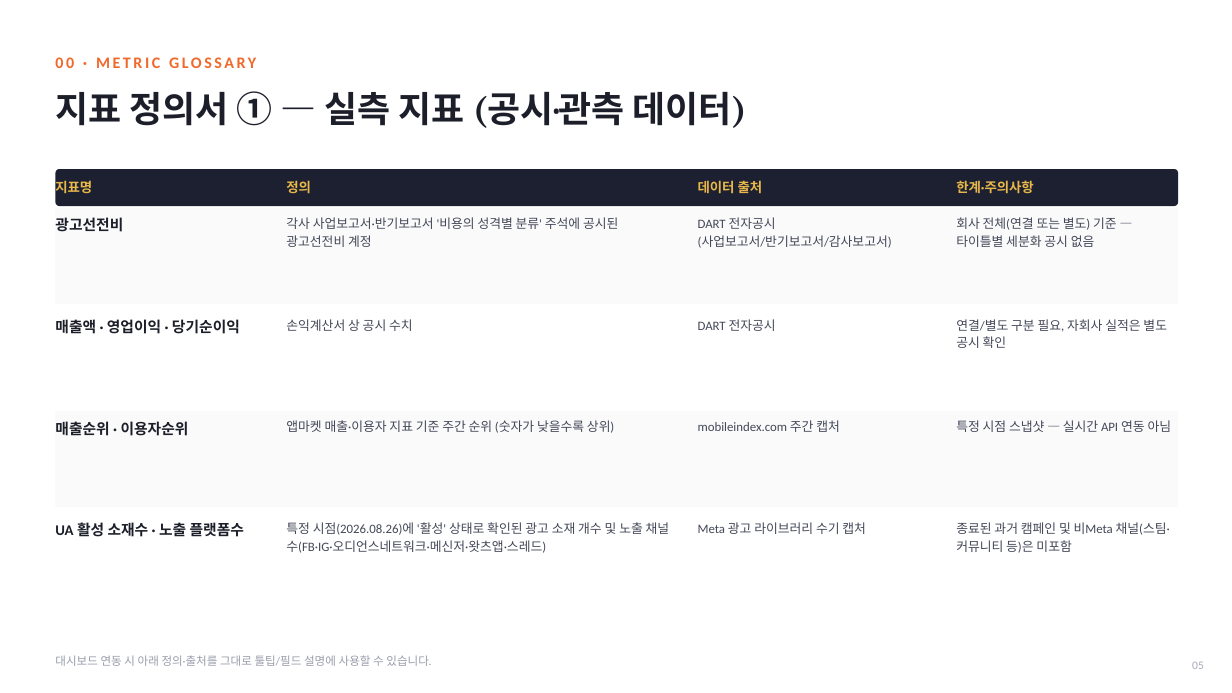
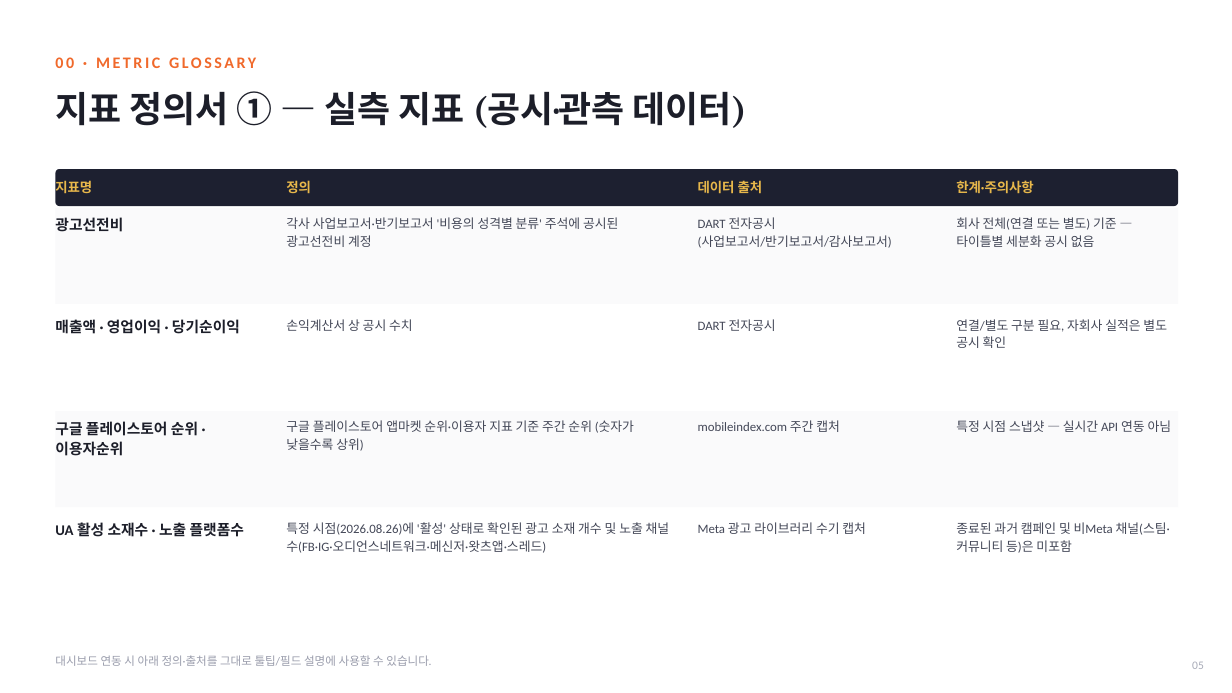
Before and after one commit to eunji9815/excel, a slide deck: slide 5 of output/메이플스토리M_UA마케팅효율_분석보고서.pptx. Drawn at 1232x693 pixels with LibreOffice and Linux fonts; fonts in the diff are those of the drawing. Boxes give left, top, right and bottom in pixels: in the first picture for what was removed or moved away, otherwise in the second. Text is boxed around its words. In the diff, an @@ line names an element or a change of style, - is before the commit and + after.

```diff
--- a/output/메이플스토리M_UA마케팅효율_분석보고서.pptx
+++ b/output/메이플스토리M_UA마케팅효율_분석보고서.pptx
@@ text at (x1=55, y1=421, x2=198, y2=456): text changed @@
-매출순위 · 이용자순위
+구글 플레이스토어 순위 · 이용자순위
@@ text at (x1=286, y1=420, x2=634, y2=451): text changed @@
-앱마켓 매출·이용자 지표 기준 주간 순위 (숫자가 낮을수록 상위)
+구글 플레이스토어 앱마켓 순위·이용자 지표 기준 주간 순위 (숫자가 낮을수록 상위)
```
Also in this commit, not shown: 10 other slides changed.
